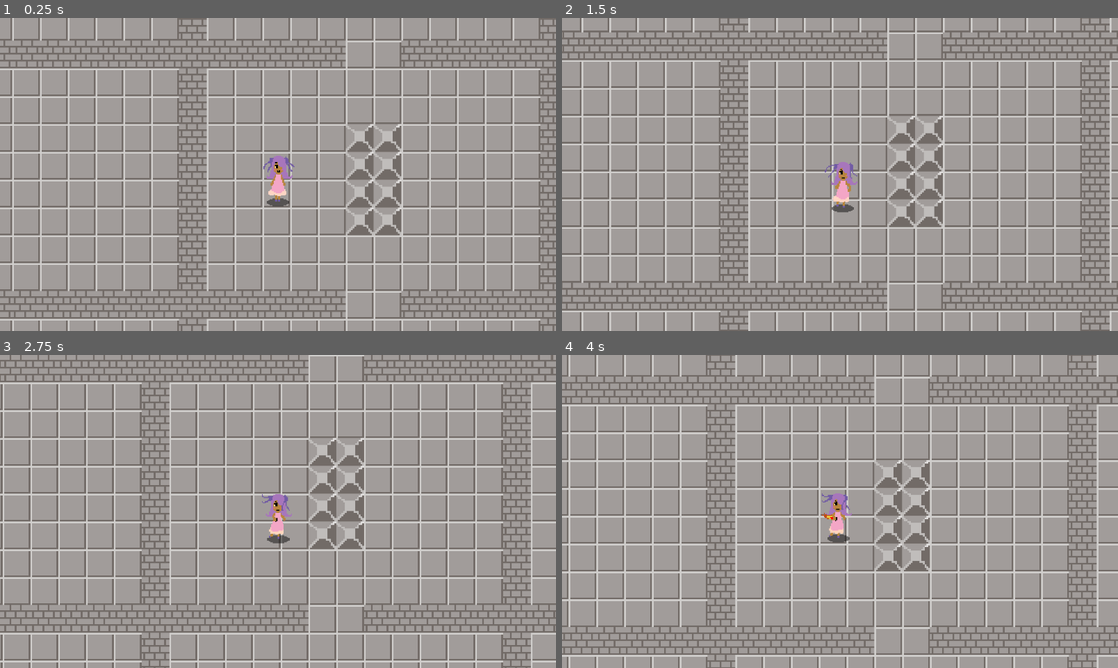
Above: before the commit, frames 1-4 (two rows, left to right).
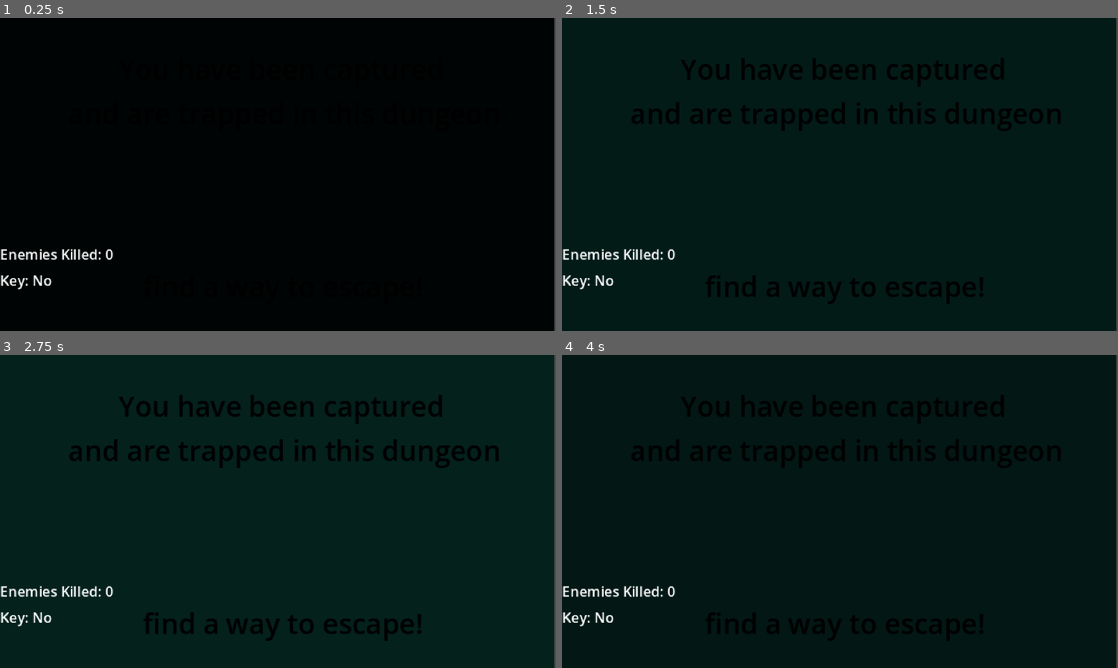
Above: after the commit, the same moments.

Repository: solar-xenon/Zelda-Group-Project
Game: Godot game, scene res://Scenes/intro_cutscene.tscn
Two runs of this game, one before a commit and one after it. Both use one fixed random seed, a clock stepped at 60 frames per second and the inputs below. Before the commit the project starts from res://Scenes/world.tscn.
Inputs:
- Up to frame 1 (0.25 s): no input
- Up to frame 2 (1.5 s): tap Enter at 0.5 s; hold D (move_right) 0.53-1.28 s; tap J (attack) at 0.6, 1.35 s; hold S (move_down) from 1.28 s (still down)
- Up to frame 3 (2.75 s): release S (move_down) at 2.03 s; hold D (move_right) from 2.03 s (still down); tap J (attack) at 2.1 s
- Up to frame 4 (4 s): release D (move_right) at 2.78 s; hold W (move_up) 2.78-3.53 s; tap J (attack) at 2.85, 3.6 s; hold A (move_left) from 3.53 s (still down)

The runs differ from the first frame. In frame 1, 100% of the frame differs, in the area x 0-100%, y 0-100%; in frame 2, 100%; in frame 3, 100%; in frame 4, 100%.

Commit message:
added UI and transitions scripts

Diff:
--- /dev/null
+++ b/Scenes/HUD.tscn
@@ -0,0 +1,28 @@
+[gd_scene load_steps=2 format=3 uid="uid://xcaa58n4sg2c"]
+
+[ext_resource type="Script" uid="uid://c6gwxvhpjmyjv" path="res://Scripts/hud.gd" id="1_sd512"]
+
+[node name="HUD" type="CanvasLayer"]
+script = ExtResource("1_sd512")
+
+[node name="VBoxContainer" type="VBoxContainer" parent="."]
+anchors_preset = 12
+anchor_top = 1.0
+anchor_right = 1.0
+anchor_bottom = 1.0
+offset_top = -50.0
+grow_horizontal = 2
+grow_vertical = 0
+size_flags_vertical = 8
+
+[node name="KillCount" type="Label" parent="VBoxContainer"]
+layout_mode = 2
+size_flags_horizontal = 0
+size_flags_vertical = 8
+theme_override_font_sizes/font_size = 8
+
+[node name="HasKey" type="Label" parent="VBoxContainer"]
+layout_mode = 2
+size_flags_horizontal = 0
+size_flags_vertical = 0
+theme_override_font_sizes/font_size = 8
--- a/Scenes/game_lost_cutscene.tscn
+++ b/Scenes/game_lost_cutscene.tscn
@@ -1,4 +1,19 @@
 [gd_scene load_steps=4 format=3 uid="uid://bvdvi0grgt5n0"]
+
+[sub_resource type="Animation" id="Animation_v05e1"]
+length = 0.001
+tracks/0/type = "value"
+tracks/0/imported = false
+tracks/0/enabled = true
+tracks/0/path = NodePath("ColorRect:color")
+tracks/0/interp = 1
+tracks/0/loop_wrap = true
+tracks/0/keys = {
+"times": PackedFloat32Array(0),
+"transitions": PackedFloat32Array(1),
+"update": 0,
+"values": [Color(0, 0, 0, 1)]
+}
 
 [sub_resource type="Animation" id="Animation_vi85h"]
 resource_name = "losing"
@@ -14,21 +29,6 @@
 "transitions": PackedFloat32Array(1, 1),
 "update": 0,
 "values": [Color(1, 1, 1, 1), Color(0, 0, 0, 1)]
-}
-
-[sub_resource type="Animation" id="Animation_v05e1"]
-length = 0.001
-tracks/0/type = "value"
-tracks/0/imported = false
-tracks/0/enabled = true
-tracks/0/path = NodePath("ColorRect:color")
-tracks/0/interp = 1
-tracks/0/loop_wrap = true
-tracks/0/keys = {
-"times": PackedFloat32Array(0),
-"transitions": PackedFloat32Array(1),
-"update": 0,
-"values": [Color(0, 0, 0, 1)]
 }
 
 [sub_resource type="AnimationLibrary" id="AnimationLibrary_3hn24"]
--- a/Scenes/game_won_cutscene.tscn
+++ b/Scenes/game_won_cutscene.tscn
@@ -1,4 +1,31 @@
 [gd_scene load_steps=4 format=3 uid="uid://b3iwu8fslx0rd"]
+
+[sub_resource type="Animation" id="Animation_c7e1g"]
+length = 0.001
+tracks/0/type = "value"
+tracks/0/imported = false
+tracks/0/enabled = true
+tracks/0/path = NodePath("ColorRect:color")
+tracks/0/interp = 1
+tracks/0/loop_wrap = true
+tracks/0/keys = {
+"times": PackedFloat32Array(0),
+"transitions": PackedFloat32Array(1),
+"update": 0,
+"values": [Color(0.0745098, 0.262745, 0.164706, 1)]
+}
+tracks/1/type = "value"
+tracks/1/imported = false
+tracks/1/enabled = true
+tracks/1/path = NodePath("ColorRect/YouWon:theme_override_colors/font_color")
+tracks/1/interp = 1
+tracks/1/loop_wrap = true
+tracks/1/keys = {
+"times": PackedFloat32Array(0),
+"transitions": PackedFloat32Array(1),
+"update": 0,
+"values": [null]
+}
 
 [sub_resource type="Animation" id="Animation_n6skq"]
 resource_name = "winning"
@@ -26,33 +53,6 @@
 "transitions": PackedFloat32Array(1, 1),
 "update": 0,
 "values": [Color(0, 0, 0, 1), null]
-}
-
-[sub_resource type="Animation" id="Animation_c7e1g"]
-length = 0.001
-tracks/0/type = "value"
-tracks/0/imported = false
-tracks/0/enabled = true
-tracks/0/path = NodePath("ColorRect:color")
-tracks/0/interp = 1
-tracks/0/loop_wrap = true
-tracks/0/keys = {
-"times": PackedFloat32Array(0),
-"transitions": PackedFloat32Array(1),
-"update": 0,
-"values": [Color(0.0745098, 0.262745, 0.164706, 1)]
-}
-tracks/1/type = "value"
-tracks/1/imported = false
-tracks/1/enabled = true
-tracks/1/path = NodePath("ColorRect/YouWon:theme_override_colors/font_color")
-tracks/1/interp = 1
-tracks/1/loop_wrap = true
-tracks/1/keys = {
-"times": PackedFloat32Array(0),
-"transitions": PackedFloat32Array(1),
-"update": 0,
-"values": [null]
 }
 
 [sub_resource type="AnimationLibrary" id="AnimationLibrary_c2taj"]
--- a/Scenes/intro_cutscene.tscn
+++ b/Scenes/intro_cutscene.tscn
@@ -1,6 +1,21 @@
 [gd_scene load_steps=5 format=3 uid="uid://bad7g64cndait"]
 
-[ext_resource type="PackedScene" uid="uid://q0beqk1020v1" path="res://Scenes/player.tscn" id="1_485iv"]
+[ext_resource type="Script" uid="uid://bayd6hkkg8d80" path="res://Scripts/intro_cutscene.gd" id="1_485iv"]
+
+[sub_resource type="Animation" id="Animation_ln4th"]
+length = 7.0
+tracks/0/type = "value"
+tracks/0/imported = false
+tracks/0/enabled = true
+tracks/0/path = NodePath("ColorRect:color")
+tracks/0/interp = 1
+tracks/0/loop_wrap = true
+tracks/0/keys = {
+"times": PackedFloat32Array(0, 2.1, 7),
+"transitions": PackedFloat32Array(1, 1, 1),
+"update": 0,
+"values": [Color(0, 0, 0, 1), Color(0.0187049, 0.150331, 0.126637, 1), Color(0, 0, 0, 1)]
+}
 
 [sub_resource type="Animation" id="Animation_485iv"]
 resource_name = "intro_cutscene"
@@ -18,21 +33,6 @@
 "values": [Color(0, 0, 0, 1), Color(0.0187049, 0.150331, 0.126637, 1), Color(0, 0, 0, 1)]
 }
 
-[sub_resource type="Animation" id="Animation_ln4th"]
-length = 0.001
-tracks/0/type = "value"
-tracks/0/imported = false
-tracks/0/enabled = true
-tracks/0/path = NodePath("ColorRect:color")
-tracks/0/interp = 1
-tracks/0/loop_wrap = true
-tracks/0/keys = {
-"times": PackedFloat32Array(0),
-"transitions": PackedFloat32Array(1),
-"update": 0,
-"values": [Color(0.0187049, 0.150331, 0.126637, 1)]
-}
-
 [sub_resource type="AnimationLibrary" id="AnimationLibrary_7iewc"]
 _data = {
 &"RESET": SubResource("Animation_ln4th"),
@@ -40,11 +40,13 @@
 }
 
 [node name="Node" type="Node"]
+script = ExtResource("1_485iv")
 
 [node name="AnimationPlayer" type="AnimationPlayer" parent="."]
 libraries = {
 &"": SubResource("AnimationLibrary_7iewc")
 }
+autoplay = "RESET"
 
 [node name="ColorRect" type="ColorRect" parent="."]
 anchors_preset = 15
@@ -54,7 +56,7 @@
 offset_bottom = 3.0
 grow_horizontal = 2
 grow_vertical = 2
-color = Color(0.0187049, 0.150331, 0.126637, 1)
+color = Color(0, 0, 0, 1)
 
 [node name="IntroUpper" type="Label" parent="ColorRect"]
 layout_mode = 1
@@ -72,6 +74,7 @@
 horizontal_alignment = 1
 
 [node name="IntroLower" type="Label" parent="ColorRect"]
+layout_mode = 0
 offset_left = 82.0
 offset_top = 143.0
 offset_right = 244.0
@@ -79,5 +82,4 @@
 theme_override_colors/font_color = Color(0, 0, 0, 1)
 text = "find a way to escape!"
 
-[node name="Player" parent="ColorRect" instance=ExtResource("1_485iv")]
-position = Vector2(161, 107)
+[connection signal="animation_finished" from="AnimationPlayer" to="." method="_on_animation_player_animation_finished"]
--- a/Scenes/level_2.tscn
+++ b/Scenes/level_2.tscn
@@ -8,6 +8,7 @@
 [ext_resource type="PackedScene" uid="uid://boasyr0v1gn3o" path="res://Scenes/stairs.tscn" id="5_v36qu"]
 [ext_resource type="PackedScene" uid="uid://bl3waa3o0fgif" path="res://Scenes/medal.tscn" id="7_055b2"]
 [ext_resource type="PackedScene" uid="uid://cih8fyipy338q" path="res://Scenes/npc.tscn" id="8_2mgoq"]
+[ext_resource type="PackedScene" uid="uid://xcaa58n4sg2c" path="res://Scenes/HUD.tscn" id="9_uhnj4"]
 
 [node name="Level2" type="Node"]
 
@@ -1841,3 +1842,5 @@
 
 [node name="NPC" parent="." instance=ExtResource("8_2mgoq")]
 position = Vector2(591, 257)
+
+[node name="CanvasLayer" parent="." instance=ExtResource("9_uhnj4")]
--- a/Scenes/level_3.tscn
+++ b/Scenes/level_3.tscn
@@ -8,6 +8,7 @@
 [ext_resource type="PackedScene" uid="uid://bumyheslt3te6" path="res://Scenes/final_door.tscn" id="5_vwg62"]
 [ext_resource type="PackedScene" uid="uid://cih8fyipy338q" path="res://Scenes/npc.tscn" id="6_qf6rc"]
 [ext_resource type="PackedScene" uid="uid://bl3waa3o0fgif" path="res://Scenes/medal.tscn" id="7_53xsp"]
+[ext_resource type="PackedScene" uid="uid://xcaa58n4sg2c" path="res://Scenes/HUD.tscn" id="9_l4wr6"]
 
 [node name="Level3" type="Node"]
 
@@ -2790,3 +2791,5 @@
 
 [node name="Medal" parent="." instance=ExtResource("7_53xsp")]
 position = Vector2(144, 104)
+
+[node name="CanvasLayer" parent="." instance=ExtResource("9_l4wr6")]
--- a/Scenes/npc.tscn
+++ b/Scenes/npc.tscn
@@ -4,8 +4,8 @@
 [ext_resource type="Script" uid="uid://daan3sh32qm4t" path="res://Scripts/npc.gd" id="1_xxsvc"]
 [ext_resource type="PackedScene" uid="uid://bg53egaicb0u0" path="res://Scenes/key.tscn" id="2_g6unj"]
 
-[sub_resource type="Animation" id="Animation_xxsvc"]
-resource_name = "idle"
+[sub_resource type="Animation" id="Animation_g6unj"]
+length = 0.001
 tracks/0/type = "value"
 tracks/0/imported = false
 tracks/0/enabled = true
@@ -19,8 +19,8 @@
 "values": [0]
 }
 
-[sub_resource type="Animation" id="Animation_g6unj"]
-length = 0.001
+[sub_resource type="Animation" id="Animation_xxsvc"]
+resource_name = "idle"
 tracks/0/type = "value"
 tracks/0/imported = false
 tracks/0/enabled = true
--- a/Scenes/world.tscn
+++ b/Scenes/world.tscn
@@ -11,6 +11,7 @@
 [ext_resource type="PackedScene" uid="uid://cxksj6ida4rnh" path="res://Scenes/skeleton.tscn" id="7_o06y3"]
 [ext_resource type="PackedScene" uid="uid://cih8fyipy338q" path="res://Scenes/npc.tscn" id="9_5v1tr"]
 [ext_resource type="PackedScene" uid="uid://bl3waa3o0fgif" path="res://Scenes/medal.tscn" id="10_0fj1v"]
+[ext_resource type="PackedScene" uid="uid://xcaa58n4sg2c" path="res://Scenes/HUD.tscn" id="12_7yui6"]
 
 [sub_resource type="TileSetAtlasSource" id="TileSetAtlasSource_5ukr8"]
 texture = ExtResource("5_fo5ed")
@@ -2182,3 +2183,5 @@
 
 [node name="Medal" parent="." instance=ExtResource("10_0fj1v")]
 position = Vector2(768, -328)
+
+[node name="CanvasLayer" parent="." instance=ExtResource("12_7yui6")]
--- a/Scripts/collection_manager.gd
+++ b/Scripts/collection_manager.gd
@@ -5,3 +5,28 @@
 static var enemies_killed = 0
 static var key_count = 0
 static var has_key = false
+const REQUIRED_KILLS = 5
+
+func _ready():
+	get_tree().connect("tree_changed", Callable(self, "_on_scene_changed"))
+
+
+func add_kill():
+	enemies_killed += 1
+
+func check_endgame():
+	if enemies_killed >= REQUIRED_KILLS:
+		game_won()
+	else:
+		game_lost()
+
+
+func game_won():
+	get_tree().change_scene_to_file("res://Scenes/game_won_cutscene.tscn")
+
+func game_lost():
+	get_tree().change_scene_to_file("res://Scenes/game_lost_cutscene.tscn")
+
+
+func reset_level():
+	enemies_killed = 0
--- /dev/null
+++ b/Scripts/hud.gd
@@ -0,0 +1,14 @@
+extends CanvasLayer
+
+func _ready():
+	update_kills()
+	update_key()
+
+func update_kills():
+	$VBoxContainer/KillCount.text = "Enemies Killed: " + str(CollectionManager.enemies_killed)
+
+func update_key():
+	if CollectionManager.has_key:
+		$VBoxContainer/HasKey.text = "Key: Yes"
+	else:
+		$VBoxContainer/HasKey.text = "Key: No"
--- /dev/null
+++ b/Scripts/intro_cutscene.gd
@@ -0,0 +1,7 @@
+extends Node
+
+
+
+
+func _on_animation_player_animation_finished(anim_name: StringName) -> void:
+	get_tree().change_scene_to_file("res://Scenes/world.tscn")
--- a/Scripts/npc.gd
+++ b/Scripts/npc.gd
@@ -40,3 +40,4 @@
 		reward.global_position = global_position + Vector2(32, 0)
 		get_parent().add_child(reward)
 		print("🎁 NPC dropped reward!")
+	CollectionManager.check_endgame()
--- a/project.godot
+++ b/project.godot
@@ -11,13 +11,14 @@
 [application]
 
 config/name="Zelda Clone"
-run/main_scene="uid://c8t6jwo61ft2v"
+run/main_scene="uid://bad7g64cndait"
 config/features=PackedStringArray("4.4", "Forward Plus")
 config/icon="res://icon.svg"
 
 [autoload]
 
 CollectionManager="*res://Scripts/collection_manager.gd"
+Hud="*res://Scenes/HUD.tscn"
 
 [display]
 
Not shown: 1 places in Scenes/level_2.tscn that only renumber resources
Not shown: 1 places in Scenes/level_3.tscn that only renumber resources
Not shown: 1 places in Scenes/world.tscn that only renumber resources
Not shown, added: Scripts/hud.gd.uid
Not shown, added: Scripts/intro_cutscene.gd.uid
Not shown, added: Scenes/HUD.tscn2821556314.tmp
